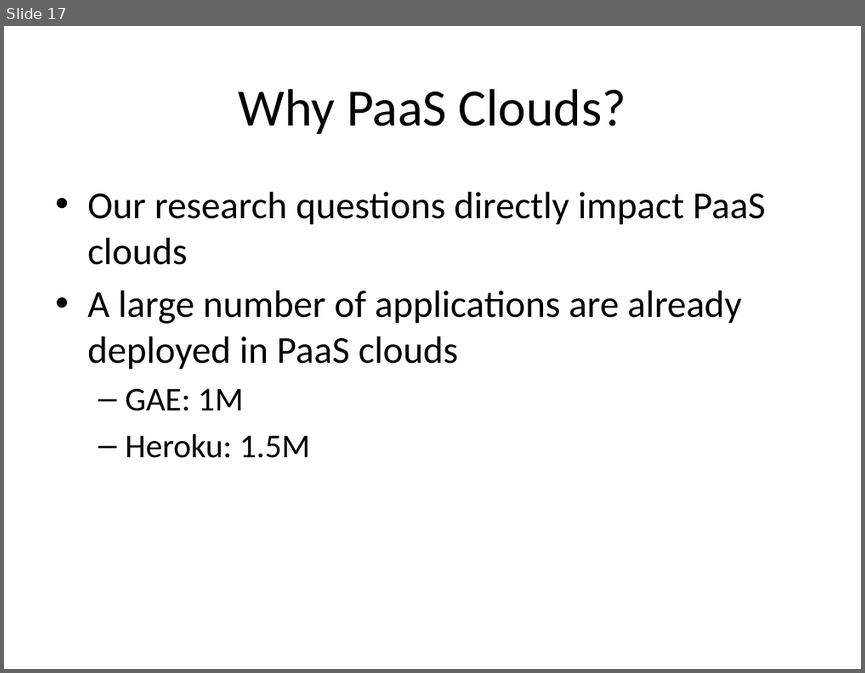
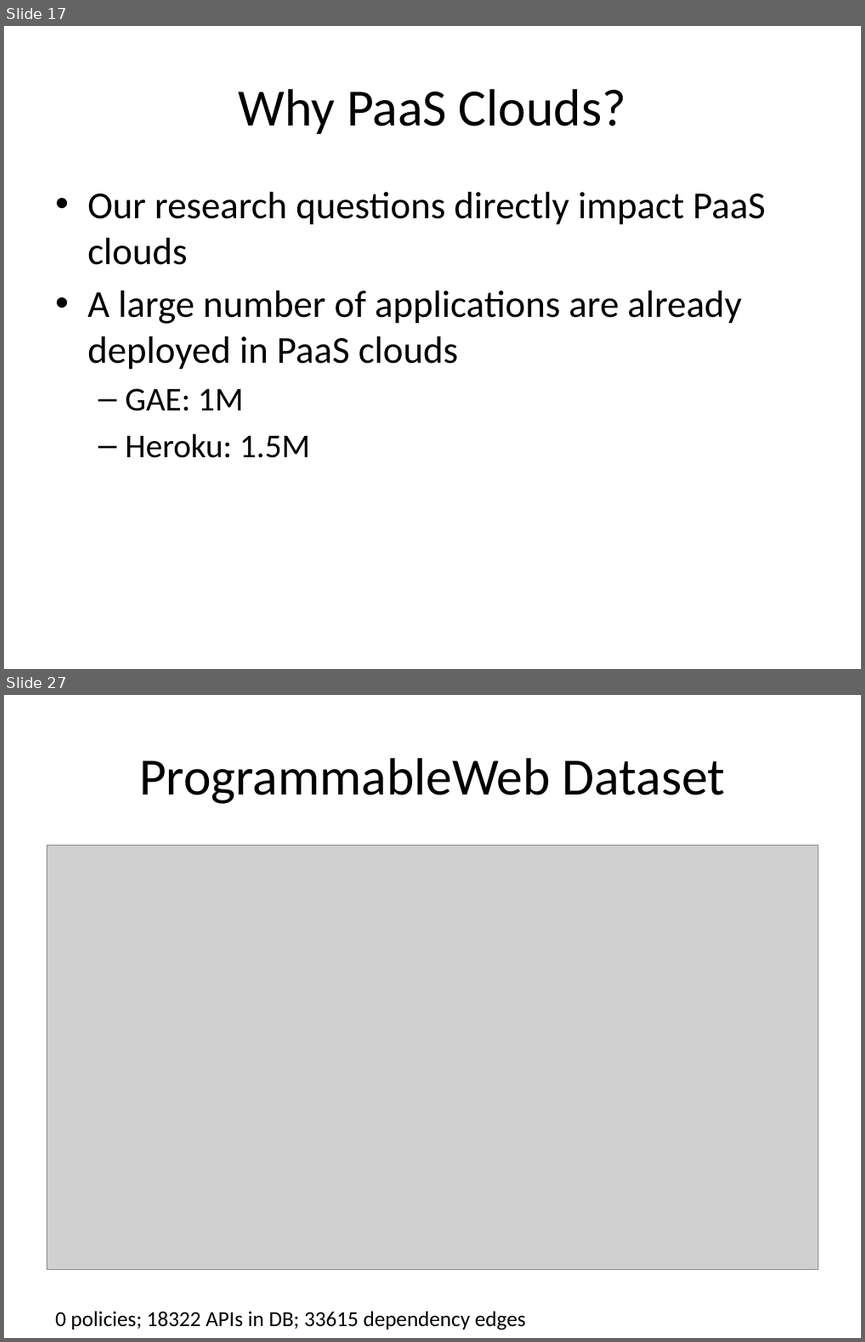
Before and after one commit to Dithn/eager-appscale, a slide deck: Eager/elk-experiment/appserver/system_design.pptx. Shown one above the other, each under a label of ours: slide 17 before the commit, slides 17 and 27 after it; the slides between them are not shown. The pictures are 865x673 and 865x1342 pixels, drawn with LibreOffice and Linux fonts; fonts in the diff are those of the drawing; grey boxes stand for pictures. Boxes give left, top, right and bottom in pixels: in the first picture for what was removed or moved away, otherwise in the second. Text is boxed around its words. In the diff, an @@ line names an element or a change of style, - is before the commit and + after.

```diff
--- a/Eager/elk-experiment/appserver/system_design.pptx
+++ b/Eager/elk-experiment/appserver/system_design.pptx
@@ slide 27 added at (4, 695, 861, 1338), background #FFFFFF @@
@@ title added at (139, 758, 725, 804), 44 pt, text #000000 @@
+ProgrammableWeb Dataset
@@ picture added at (46, 845, 818, 1269) @@
@@ text added at (55, 1310, 526, 1330), 18 pt, text #000000 @@
+0 policies; 18322 APIs in DB; 33615 dependency edges
```
Also in this commit, not shown: 9 other slides added.
